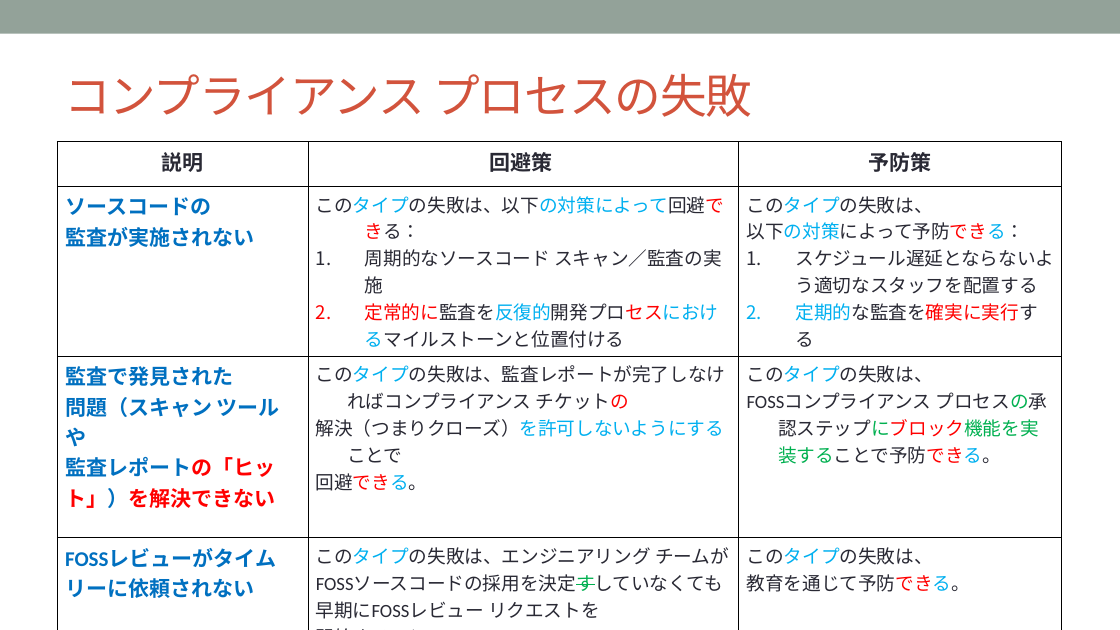
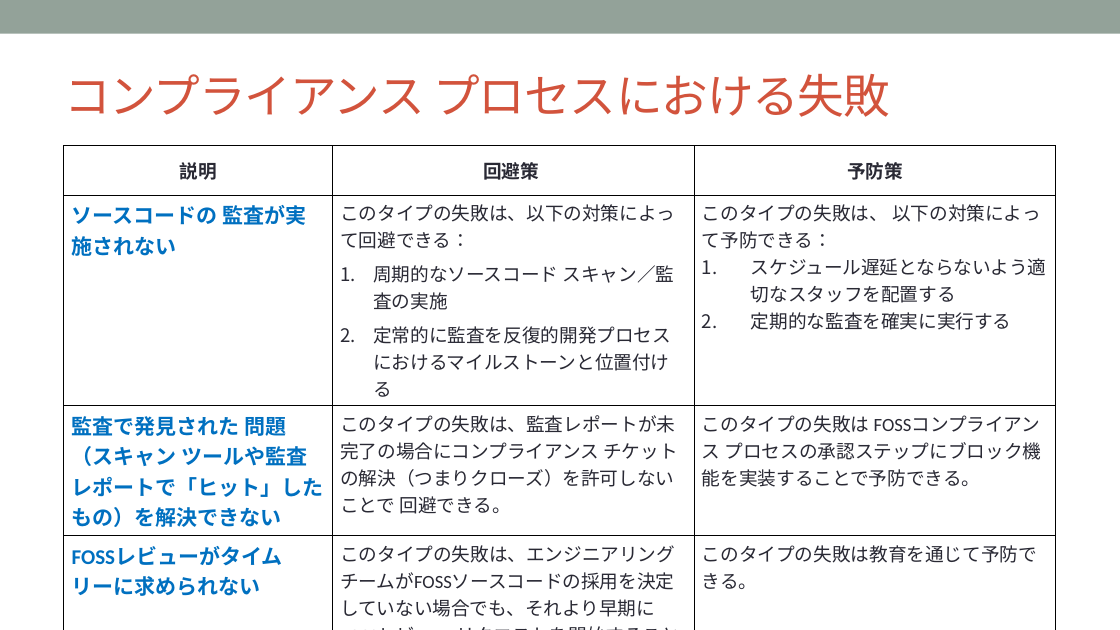
Before and after one commit to OpenChain-Project/Curriculum-Translation-JP, a slide deck: slide 73 of RC/openchain-curriculum-release-2-jp_rc1.0.pptx. Drawn at 1120x630 pixels with LibreOffice and Linux fonts; fonts in the diff are those of the drawing; background and template pictures are left out. Boxes give left, top, right and bottom in pixels: in the first picture for what was removed or moved away, otherwise in the second. Text is boxed around its words. In the diff, an @@ line names an element or a change of style, - is before the commit and + after.

```diff
--- a/RC/openchain-curriculum-release-2-jp_rc1.0.pptx
+++ b/RC/openchain-curriculum-release-2-jp_rc1.0.pptx
@@ title at box(64, 74, 890, 117): text changed @@
-コンプライアンス プロセスの失敗
+コンプライアンス プロセスにおける失敗
@@ table at box(64, 145, 1057, 621) @@
-row 2, column 1: ソースコードの / 監査が実施されない
+row 2, column 1: ソースコードの 監査が実施されない
-row 2, column 3: このタイプの失敗は、 / 以下の対策によって予防できる： / スケジュール遅延とならないよう適切なスタッフを配置する / 定期的な監査を確実に実行する
+row 2, column 3: このタイプの失敗は、 以下の対策によって予防できる： / スケジュール遅延とならないよう適切なスタッフを配置する / 定期的な監査を確実に実行する
-row 3: 監査で発見された / 問題（スキャン ツールや / 監査レポートの「ヒット」）を解決できない | このタイプの失敗は、監査レポートが完了しなければコンプライアンス チケットの / 解決（つまりクローズ）を許可しないようにすることで / 回避できる。 | このタイプの失敗は、 / FOSSコンプライアンス プロセスの承認ステップにブロック機能を実装することで予防できる。
+row 3: 監査で発見された 問題（スキャン ツールや監査レポートで「ヒット」したもの）を解決できない | このタイプの失敗は、監査レポートが未完了の場合にコンプライアンス チケットの解決（つまりクローズ）を許可しないことで 回避できる。 | このタイプの失敗は FOSSコンプライアンス プロセスの承認ステップにブロック機能を実装することで予防できる。
-row 4: FOSSレビューがタイムリーに依頼されない | このタイプの失敗は、エンジニアリング チームが / FOSSソースコードの採用を決定すしていなくても / 早期にFOSSレビュー リクエストを / 開始することで / 回避できる。 | このタイプの失敗は、 / 教育を通じて予防できる。
+row 4: FOSSレビューがタイムリーに求められない | このタイプの失敗は、エンジニアリング チームがFOSSソースコードの採用を決定していない場合でも、それより早期にFOSSレビュー リクエストを開始することで回避できる。 | このタイプの失敗は教育を通じて予防できる。
@@ size 18 to 16 pt in "説明", "回避策", "予防策" @@
@@ text colour #00B0F0 to #292934, text colour #FF0000 to #292934 in "このタイプの失敗は、以下の対策によって回避できる：", "定常的に監査を反復的開発プロセスにおけるマイルストーンと位置付ける" @@
@@ indent changed @@
@@ more space between paragraphs @@
@@ table: place and size @@
-table at box(57, 142, 1062, 623)
+table at box(64, 145, 1057, 621)
```
Also in this commit, not shown: 30 other slides changed.
